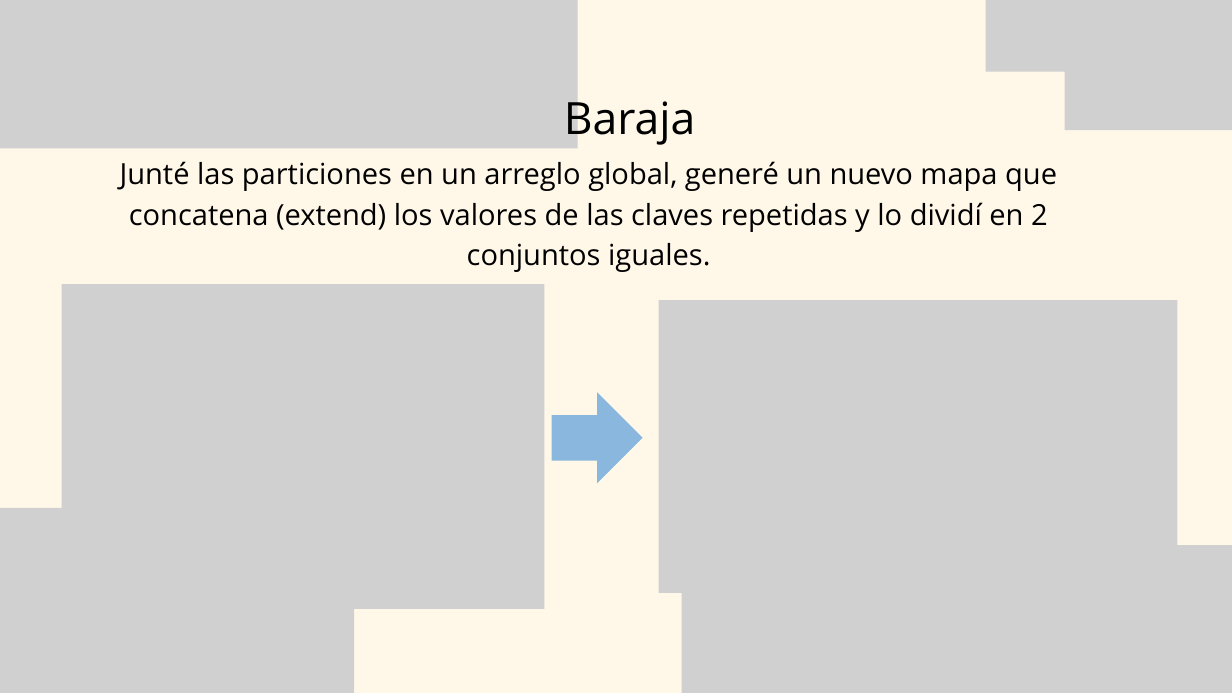
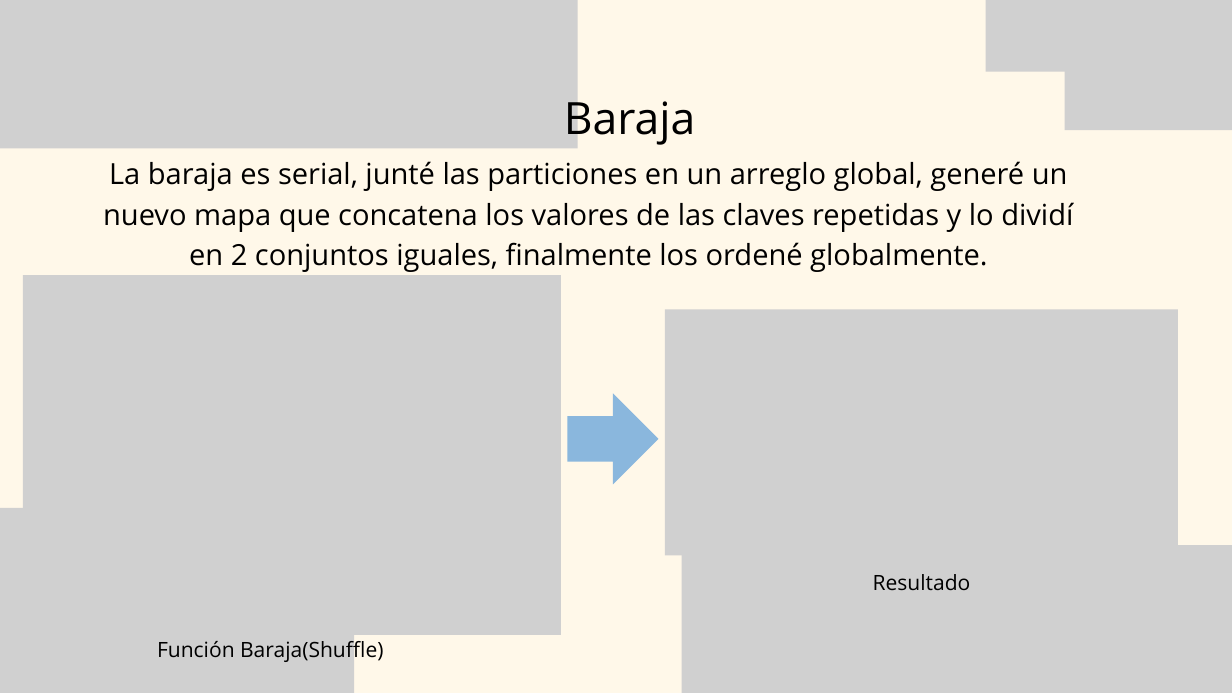
Before and after one commit to AyrtonAranibar/map_reduce_contador, a slide deck: slide 6 of map reduce Aranibar.pptx. Drawn at 1232x693 pixels with LibreOffice and Linux fonts; fonts in the diff are those of the drawing; grey boxes stand for pictures. Boxes give left, top, right and bottom in pixels: in the first picture for what was removed or moved away, otherwise in the second. Text is boxed around its words. In the diff, an @@ line names an element or a change of style, - is before the commit and + after.

```diff
--- a/map reduce Aranibar.pptx
+++ b/map reduce Aranibar.pptx
@@ text at bbox=[103, 161, 1073, 272]: text changed @@
-Junté las particiones en un arreglo global, generé un nuevo mapa que concatena (extend) los valores de las claves repetidas y lo dividí en 2 conjuntos iguales.
+La baraja es serial, junté las particiones en un arreglo global, generé un nuevo mapa que concatena los valores de las claves repetidas y lo dividí en 2 conjuntos iguales, finalmente los ordené globalmente.
@@ picture: place and size @@
-picture at bbox=[62, 284, 545, 609]
+picture at bbox=[23, 275, 561, 635]
@@ picture: place and size @@
-picture at bbox=[659, 300, 1177, 593]
+picture at bbox=[665, 309, 1178, 555]
@@ freeform shape: place and size @@
-freeform shape at bbox=[551, 392, 642, 484]
+freeform shape at bbox=[567, 394, 659, 485]
@@ text added at bbox=[873, 574, 971, 590], 24.6 pt, text #000000 @@
+Resultado
@@ text added at bbox=[157, 637, 383, 664], 24.6 pt, text #000000 @@
+Función Baraja(Shuffle)
```
Also in this commit, not shown: 6 other slides changed, 3 slides added, 3 slides removed, 6 other files.
